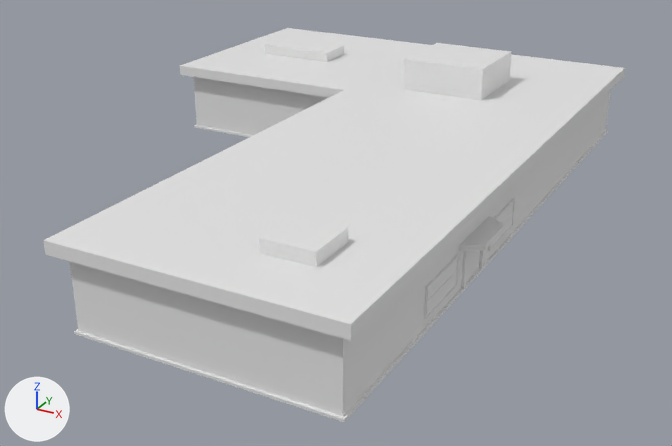
Before and after pictures for a commit that changed the FBX model 3DAssets/SM_BuildingL_1/SM_BuildingL_1.fbx.
The view is the same before and after, from a 50 mm camera at (15.5, -29.5, 15.8) aimed at (-3.0, 4.2, -1.0). The lights are fixed; the arrows at lower left show +X, +Y and +Z. Where no turn or scale is listed for an object, it has been applied to the vertices.

The first picture shows 'BottomTrim', 'Doorway', 'Glass', 'MainStructure', 'RoofBlock', 'RoofBlock.001', 'RoofBlock.002', 'TopTrim', 'WIndow Outer'.
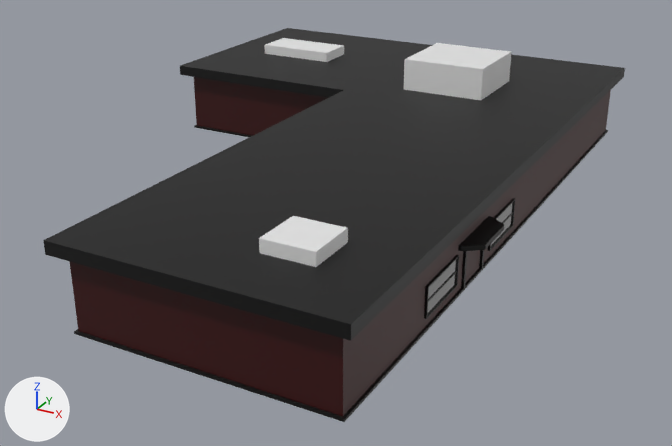
The change, as a list of edits to the scene's bpy script:
```text
Add mat_metal:
    mat_metal = principled_material('Metal')
    mat_metal.base_color = (0.0, 0.0, 0.0)  # black #000000
Add mat_glass:
    mat_glass = principled_material('Glass')
    mat_glass.base_color = (0.8, 0.8, 0.8)  # white #e7e7e7
    mat_glass.metallic = 1.0
    mat_glass.roughness = 0.1
Add mat_main:
    mat_main = principled_material('Main')
    mat_main.base_color = (0.0397, 0.0, 0.000185)  # dark red #380001
Change me_cube_003:
    where me_cube_003.from_pydata(...)  # 32 vertices, 32 faces; spans x -0.1..0.1, y -1.35..1.35, z 0.0..1.2
    add me_cube_003.materials.append(mat_metal)  # black #000000
Change me_cube_009:
    where me_cube_009.from_pydata(...)  # 16 vertices, 14 faces; spans x -15.0..5.0, y -10.0..20.0, z 0.0..3.0
    add me_cube_009.materials.append(mat_main)  # dark red #380001
Change me_cube_012:
    where me_cube_012.from_pydata(...)  # 16 vertices, 14 faces; spans x -15.5..5.5, y -10.5..20.5, z 0.0..0.5
    add me_cube_012.materials.append(mat_metal)  # black #000000
Change me_cube_010:
    where me_cube_010.from_pydata(...)  # 16 vertices, 14 faces; spans x -15.1..5.1, y -10.1..20.1, z 0.0..0.1
    add me_cube_010.materials.append(mat_metal)  # black #000000
Change me_cube_005:
    where me_cube_005.from_pydata(...)  # 8 vertices, 6 faces; spans x -0.05..0.05, y -1.3..1.3, z 0.0..1.1
    add me_cube_005.materials.append(mat_glass)  # white #e7e7e7
Change me_cube_007:
    where me_cube_007.from_pydata(...)  # 40 vertices, 40 faces; spans x -0.1..0.8, y -1.5..1.5, z 0.1..2.0
    add me_cube_007.materials.append(mat_metal)  # black #000000
```

Boxes [x1, y1, x2, y2] around the edits, measured in the pictures (672 x 446 px):
'TopTrim', recoloured (white to black)
    both: [43, 28, 625, 341]
'MainStructure', recoloured
    both: [70, 77, 611, 416]
'BottomTrim', recoloured (white to black)
    both: [74, 125, 608, 422]
'Doorway', recoloured (white to black)
    both: [458, 216, 504, 288]
'Glass', recoloured
    both: [427, 259, 457, 315]
'WIndow Outer', recoloured (white to black)
    both: [424, 255, 459, 319]
